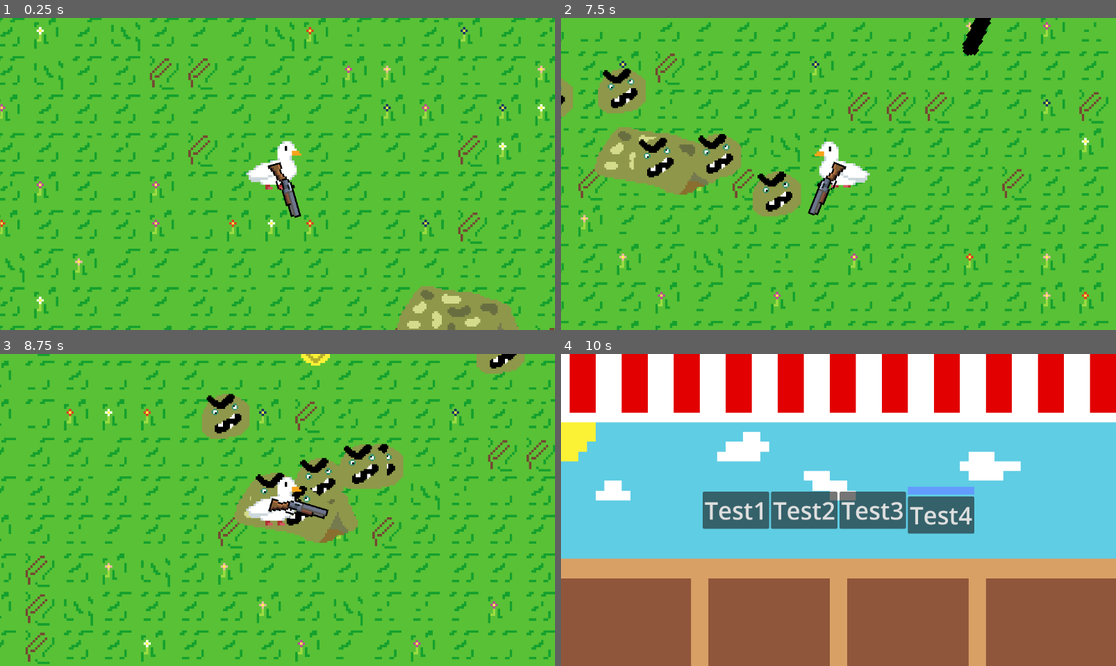
Above: before the commit, frames 1-4 (two rows, left to right).
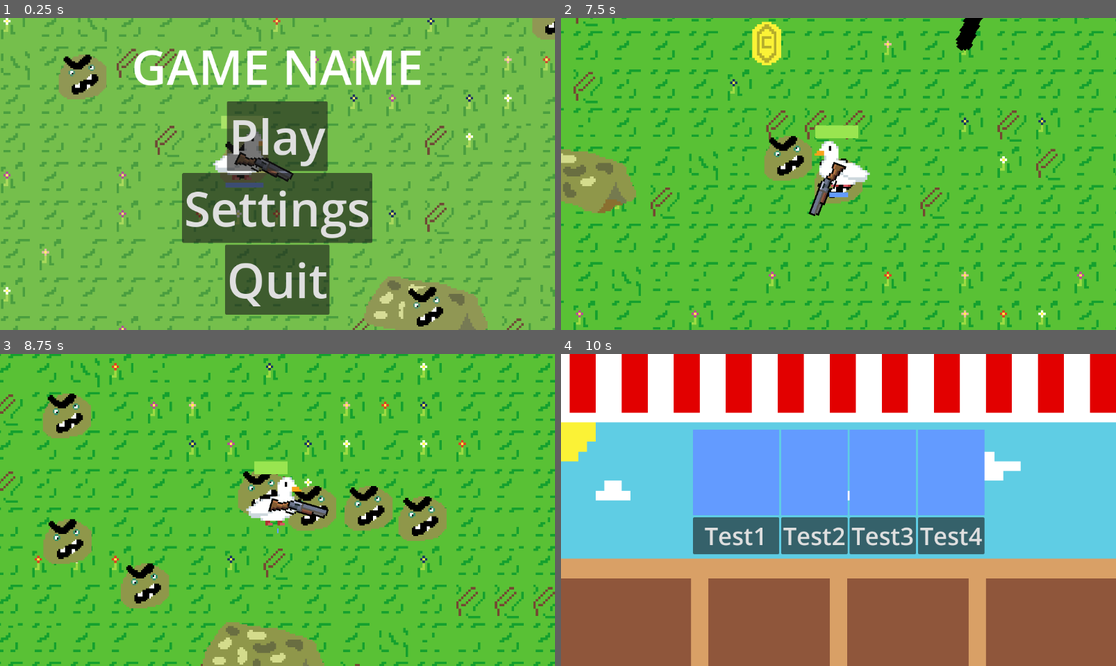
Above: after the commit, the same moments.

Repository: MathiasBenoni/Wave_based_game
Game: Godot game, scene res://scenes/startscreen.tscn
Two runs of this game, one before a commit and one after it. Both use one fixed random seed, a clock stepped at 60 frames per second and the inputs below. Before the commit the project starts from res://scenes/main.tscn.
Inputs (mouse positions are in pixels of both pictures, inside the frame that each line leads up to):
- Up to frame 1 (0.25 s): no input
- Up to frame 2 (7.5 s): click (838, 208) at 0.5 s, where only the run after the commit has a clickable "Settings"; click (838, 136) at 1.25 s, where only the run after the commit has a clickable "Play"; tap Enter (enter) at 2, 5.85, 6.5 s; move the mouse to (960, 158) at 2.02 s; hold D (move_right) 2.03-2.75 s; hold Shift (sprint, bound only after the commit) 2.03-2.75 s; click "Test1" at 2.75 s; click "Test2" at 3.5 s; click "Test3" at 4.25 s; click "Test4" at 5 s; tap Space at 5.75, 7.25 s; move the mouse to (727, 189) at 5.77 s; hold S (move_down) 5.78-6.53 s; tap Shift (sprint, bound only after the commit) at 6.05, 6.8 s; move the mouse to (894, 105) at 6.52 s; press the mouse at (894, 105) at 6.53 s; hold D (move_right) 6.53-7.28 s; move the mouse to (810, 236) at 7.27 s; release the mouse at (810, 236) at 7.28 s; hold W (move_up) from 7.28 s (still down); tap Tab (test_key) at 7.35 s
- Up to frame 3 (8.75 s): tap Shift (sprint, bound only after the commit) at 7.55 s; move the mouse to (444, 556) at 8.02 s; release W (move_up) at 8.03 s; hold A (move_left) from 8.03 s (still down); hold Shift (sprint, bound only after the commit) from 8.03 s (still down)
- Up to frame 4 (10 s): move the mouse to (672, 463) at 8.77 s; release Shift (sprint, bound only after the commit) at 8.78 s; tap Shift (sprint, bound only after the commit) at 8.85 s; move the mouse to (866, 510) at 9.52 s; release A (move_left) at 9.53 s; hold S (move_down) from 9.53 s (still down); hold Shift (sprint, bound only after the commit) from 9.53 s (still down); tap Enter (enter) at 9.6 s

The runs differ from the first frame. In frame 1, 97% of the frame differs, in the area x 0-100%, y 0-100%; in frame 2, 28%; in frame 3, 31%; in frame 4, 19%.

Commit message:
Added startscreen, healthbar, sprint as prototypes

Diff:
--- a/project.godot
+++ b/project.godot
@@ -11,7 +11,7 @@
 [application]
 
 config/name="Wave_based_game"
-run/main_scene="uid://ca051vklpv2o6"
+run/main_scene="uid://diuwsm1cap3pl"
 config/features=PackedStringArray("4.4")
 boot_splash/image="uid://dkq23wtyels6o"
 config/icon="uid://dkq23wtyels6o"
@@ -67,6 +67,11 @@
 "events": [Object(InputEventKey,"resource_local_to_scene":false,"resource_name":"","device":-1,"window_id":0,"alt_press …(195 unchanged characters)…
 ]
 }
+sprint={
+"deadzone": 0.2,
+"events": [Object(InputEventKey,"resource_local_to_scene":false,"resource_name":"","device":-1,"window_id":0,"alt_pressed":false,"shift_pressed":false,"ctrl_pressed":false,"meta_pressed":false,"pressed":false,"keycode":0,"physical_keycode":4194325,"key_label":0,"unicode":0,"location":0,"echo":false,"script":null)
+]
+}
 
 [rendering]
 
--- a/scenes/main.tscn
+++ b/scenes/main.tscn
@@ -62,7 +62,7 @@
 script = ExtResource("1_xfbeo")
 
 [node name="TileMap" type="TileMap" parent="."]
-z_index = -1
+z_index = -2
 tile_set = SubResource("TileSet_tbgi4")
 format = 2
 layer_0/tile_data = PackedInt32Array(-65540, 0, 7, -4, 0, 7, 65532, 0, 6, 131068, 0, 7, 196604, 65536, 7, 262140, 65536 …(221596 unchanged characters)…
@@ -151,6 +151,7 @@
 
 [node name="shop" type="CanvasLayer" parent="player"]
 layer = 2
+visible = false
 
 [node name="TextureRect" type="TextureRect" parent="player/shop"]
 z_index = -1
@@ -169,68 +170,82 @@
 anchor_top = 0.5
 anchor_right = 0.5
 anchor_bottom = 0.5
-offset_left = -79.0
-offset_top = -15.5
-offset_right = 79.0
-offset_bottom = 15.5
-grow_horizontal = 2
-grow_vertical = 2
-
-[node name="HBoxContainer" type="HBoxContainer" parent="player/shop/VBoxContainer"]
-layout_mode = 2
-size_flags_horizontal = 4
-size_flags_vertical = 4
-
-[node name="VBoxContainer" type="VBoxContainer" parent="player/shop/VBoxContainer/HBoxContainer"]
-layout_mode = 2
-
-[node name="upgrade1" type="Button" parent="player/shop/VBoxContainer/HBoxContainer/VBoxContainer"]
+offset_left = -282.0
+offset_top = -167.0
+offset_right = 282.0
+offset_bottom = 92.0
+grow_horizontal = 2
+grow_vertical = 2
+size_flags_horizontal = 3
+size_flags_vertical = 3
+
+[node name="VBoxcontainer" type="VBoxContainer" parent="player/shop/VBoxContainer"]
+layout_mode = 2
+size_flags_horizontal = 3
+
+[node name="VBoxContainer" type="VBoxContainer" parent="player/shop/VBoxContainer/VBoxcontainer"]
+layout_mode = 2
+size_flags_vertical = 3
+
+[node name="TextureRect" type="TextureRect" parent="player/shop/VBoxContainer/VBoxcontainer/VBoxContainer"]
+layout_mode = 2
+size_flags_vertical = 3
+texture = ExtResource("6_tefeu")
+
+[node name="upgrade1" type="Button" parent="player/shop/VBoxContainer/VBoxcontainer/VBoxContainer"]
 layout_mode = 2
 theme_override_font_sizes/font_size = 50
 text = "Test1"
 
-[node name="HBoxContainer2" type="HBoxContainer" parent="player/shop/VBoxContainer"]
-layout_mode = 2
-size_flags_horizontal = 4
-size_flags_vertical = 4
-
-[node name="VBoxContainer" type="VBoxContainer" parent="player/shop/VBoxContainer/HBoxContainer2"]
-layout_mode = 2
-
-[node name="upgrade2" type="Button" parent="player/shop/VBoxContainer/HBoxContainer2/VBoxContainer"]
+[node name="VBoxContainer2" type="VBoxContainer" parent="player/shop/VBoxContainer"]
+layout_mode = 2
+size_flags_horizontal = 4
+
+[node name="TextureRect" type="TextureRect" parent="player/shop/VBoxContainer/VBoxContainer2"]
+layout_mode = 2
+size_flags_vertical = 3
+texture = ExtResource("6_tefeu")
+
+[node name="VBoxContainer" type="VBoxContainer" parent="player/shop/VBoxContainer/VBoxContainer2"]
+layout_mode = 2
+
+[node name="upgrade2" type="Button" parent="player/shop/VBoxContainer/VBoxContainer2/VBoxContainer"]
 z_index = 1
 layout_mode = 2
 theme_override_font_sizes/font_size = 50
 text = "Test2"
 
-[node name="HBoxContainer3" type="HBoxContainer" parent="player/shop/VBoxContainer"]
-layout_mode = 2
-size_flags_horizontal = 4
-size_flags_vertical = 4
-
-[node name="VBoxContainer" type="VBoxContainer" parent="player/shop/VBoxContainer/HBoxContainer3"]
-layout_mode = 2
-size_flags_horizontal = 4
-
-[node name="upgrade3" type="Button" parent="player/shop/VBoxContainer/HBoxContainer3/VBoxContainer"]
+[node name="VBoxContainer3" type="VBoxContainer" parent="player/shop/VBoxContainer"]
+layout_mode = 2
+size_flags_horizontal = 4
+
+[node name="TextureRect" type="TextureRect" parent="player/shop/VBoxContainer/VBoxContainer3"]
+layout_mode = 2
+size_flags_vertical = 3
+texture = ExtResource("6_tefeu")
+
+[node name="VBoxContainer" type="VBoxContainer" parent="player/shop/VBoxContainer/VBoxContainer3"]
+layout_mode = 2
+size_flags_horizontal = 4
+
+[node name="upgrade3" type="Button" parent="player/shop/VBoxContainer/VBoxContainer3/VBoxContainer"]
 layout_mode = 2
 theme_override_font_sizes/font_size = 50
 text = "Test3"
 
-[node name="HBoxContainer4" type="HBoxContainer" parent="player/shop/VBoxContainer"]
-layout_mode = 2
-size_flags_horizontal = 4
-size_flags_vertical = 4
-
-[node name="VBoxContainer" type="VBoxContainer" parent="player/shop/VBoxContainer/HBoxContainer4"]
-layout_mode = 2
-size_flags_horizontal = 4
-
-[node name="TextureRect" type="TextureRect" parent="player/shop/VBoxContainer/HBoxContainer4/VBoxContainer"]
-layout_mode = 2
-texture = ExtResource("6_tefeu")
-
-[node name="upgrade4" type="Button" parent="player/shop/VBoxContainer/HBoxContainer4/VBoxContainer"]
+[node name="VBoxContainer4" type="VBoxContainer" parent="player/shop/VBoxContainer"]
+layout_mode = 2
+
+[node name="TextureRect" type="TextureRect" parent="player/shop/VBoxContainer/VBoxContainer4"]
+layout_mode = 2
+size_flags_vertical = 3
+texture = ExtResource("6_tefeu")
+
+[node name="VBoxContainer" type="VBoxContainer" parent="player/shop/VBoxContainer/VBoxContainer4"]
+layout_mode = 2
+size_flags_horizontal = 4
+
+[node name="upgrade4" type="Button" parent="player/shop/VBoxContainer/VBoxContainer4/VBoxContainer"]
 layout_mode = 2
 theme_override_font_sizes/font_size = 50
 text = "Test4"
@@ -265,7 +280,7 @@
 
 [connection signal="pressed" from="player/esc_menu/VBoxContainer/HBoxContainer2/Continue" to="." method="_on_continue_pressed"]
 [connection signal="pressed" from="player/esc_menu/VBoxContainer/HBoxContainer4/quit" to="." method="_on_quit_pressed"]
-[connection signal="pressed" from="player/shop/VBoxContainer/HBoxContainer/VBoxContainer/upgrade1" to="." method="_on_upgrade_1_pressed"]
-[connection signal="pressed" from="player/shop/VBoxContainer/HBoxContainer2/VBoxContainer/upgrade2" to="." method="_on_upgrade_2_pressed"]
-[connection signal="pressed" from="player/shop/VBoxContainer/HBoxContainer3/VBoxContainer/upgrade3" to="." method="_on_upgrade_3_pressed"]
-[connection signal="pressed" from="player/shop/VBoxContainer/HBoxContainer4/VBoxContainer/upgrade4" to="." method="_on_upgrade_4_pressed"]
+[connection signal="pressed" from="player/shop/VBoxContainer/VBoxcontainer/VBoxContainer/upgrade1" to="." method="_on_upgrade_3_pressed"]
+[connection signal="pressed" from="player/shop/VBoxContainer/VBoxContainer2/VBoxContainer/upgrade2" to="." method="_on_upgrade_2_pressed"]
+[connection signal="pressed" from="player/shop/VBoxContainer/VBoxContainer3/VBoxContainer/upgrade3" to="." method="_on_upgrade_3_pressed"]
+[connection signal="pressed" from="player/shop/VBoxContainer/VBoxContainer4/VBoxContainer/upgrade4" to="." method="_on_upgrade_4_pressed"]
--- a/scenes/main_character/gun.tscn
+++ b/scenes/main_character/gun.tscn
@@ -18,6 +18,7 @@
 size = Vector2(33, 9)
 
 [node name="gun" type="Area2D"]
+z_index = 1
 position = Vector2(0, 1)
 script = ExtResource("1_broll")
 
--- a/scenes/main_character/player.tscn
+++ b/scenes/main_character/player.tscn
@@ -1,10 +1,12 @@
-[gd_scene load_steps=8 format=3 uid="uid://0kl88blhnul3"]
+[gd_scene load_steps=10 format=3 uid="uid://0kl88blhnul3"]
 
 [ext_resource type="Script" uid="uid://hog87forpqu0" path="res://scripts/player.gd" id="1_lmbwh"]
 [ext_resource type="Texture2D" uid="uid://bnku2bhw0mk6b" path="res://assets/sprites/character/idle.png" id="2_qpbvr"]
 [ext_resource type="Texture2D" uid="uid://qpetfo4yaukf" path="res://assets/sprites/character/walk1.png" id="3_dkw6s"]
 [ext_resource type="PackedScene" uid="uid://b1qavqp84tt5y" path="res://scenes/main_character/gun.tscn" id="3_gi2fm"]
 [ext_resource type="Texture2D" uid="uid://brag33x4ufo1n" path="res://assets/sprites/character/walk2.png" id="4_8bfeh"]
+[ext_resource type="Texture2D" uid="uid://cli5twyfbuk57" path="res://assets/sprites/character/healthbar_placeholder.png" id="5_4d8ha"]
+[ext_resource type="Texture2D" uid="uid://cxxav8huwpjb5" path="res://assets/sprites/character/placeholder.png" id="6_ancg7"]
 
 [sub_resource type="SpriteFrames" id="SpriteFrames_qresl"]
 animations = [{
@@ -42,6 +44,9 @@
 motion_mode = 1
 script = ExtResource("1_lmbwh")
 
+[node name="gun" parent="." instance=ExtResource("3_gi2fm")]
+position = Vector2(-1, -3.5)
+
 [node name="sprite" type="AnimatedSprite2D" parent="."]
 position = Vector2(0, -11)
 scale = Vector2(2, 2)
@@ -51,11 +56,47 @@
 [node name="camera" type="Camera2D" parent="."]
 zoom = Vector2(5, 5)
 
+[node name="CanvasLayer" type="CanvasLayer" parent="camera"]
+layer = 0
+
+[node name="sprint" type="TextureProgressBar" parent="camera/CanvasLayer"]
+z_index = -1
+anchors_preset = 8
+anchor_left = 0.5
+anchor_top = 0.5
+anchor_right = 0.5
+anchor_bottom = 0.5
+offset_left = -39.0
+offset_top = 38.0
+offset_right = 40.0
+offset_bottom = 48.0
+grow_horizontal = 2
+grow_vertical = 2
+value = 100.0
+fill_mode = 6
+nine_patch_stretch = true
+texture_progress = ExtResource("6_ancg7")
+
+[node name="health" type="TextureProgressBar" parent="camera/CanvasLayer"]
+z_index = -1
+anchors_preset = 8
+anchor_left = 0.5
+anchor_top = 0.5
+anchor_right = 0.5
+anchor_bottom = 0.5
+offset_left = -48.0
+offset_top = -101.0
+offset_right = 51.0
+offset_bottom = -74.0
+grow_horizontal = 2
+grow_vertical = 2
+size_flags_vertical = 8
+value = 100.0
+nine_patch_stretch = true
+texture_progress = ExtResource("5_4d8ha")
+
 [node name="hitbox" type="CollisionShape2D" parent="."]
 position = Vector2(-2, -1)
 shape = SubResource("CircleShape2D_uin8l")
 
-[node name="gun" parent="." instance=ExtResource("3_gi2fm")]
-position = Vector2(-1, -3.5)
-
 [connection signal="body_entered" from="gun" to="." method="_on_gun_body_entered"]
--- /dev/null
+++ b/scenes/startscreen.gd
@@ -0,0 +1,14 @@
+extends Control
+
+
+
+func _on_start_pressed() -> void:
+	get_tree().change_scene_to_file("res://scenes/main.tscn")
+
+
+func _on_settings_pressed() -> void:
+	pass # Replace with function body.
+
+
+func _on_quit_pressed() -> void:
+	get_tree().quit()
--- /dev/null
+++ b/scenes/startscreen.tscn
@@ -0,0 +1,75 @@
+[gd_scene load_steps=3 format=3 uid="uid://diuwsm1cap3pl"]
+
+[ext_resource type="Script" uid="uid://f16oncjhp3jv" path="res://scenes/startscreen.gd" id="1_m1yxm"]
+[ext_resource type="Texture2D" uid="uid://cjyxvkx7sdfn4" path="res://assets/sprites/prototype.png" id="1_qx56x"]
+
+[node name="startscreen" type="Control"]
+layout_mode = 3
+anchors_preset = 15
+anchor_right = 1.0
+anchor_bottom = 1.0
+grow_horizontal = 2
+grow_vertical = 2
+script = ExtResource("1_m1yxm")
+
+[node name="TextureRect" type="TextureRect" parent="."]
+layout_mode = 1
+anchors_preset = 15
+anchor_right = 1.0
+anchor_bottom = 1.0
+grow_horizontal = 2
+grow_vertical = 2
+texture = ExtResource("1_qx56x")
+
+[node name="VBoxContainer" type="VBoxContainer" parent="."]
+layout_mode = 1
+anchors_preset = 8
+anchor_left = 0.5
+anchor_top = 0.5
+anchor_right = 0.5
+anchor_bottom = 0.5
+offset_left = -35.0
+offset_top = -50.5
+offset_right = 35.0
+offset_bottom = 50.5
+grow_horizontal = 2
+grow_vertical = 2
+
+[node name="Label" type="Label" parent="VBoxContainer"]
+layout_mode = 2
+theme_override_font_sizes/font_size = 100
+text = "GAME NAME"
+
+[node name="VBoxContainer" type="VBoxContainer" parent="VBoxContainer"]
+layout_mode = 2
+size_flags_horizontal = 4
+size_flags_vertical = 4
+
+[node name="Start" type="Button" parent="VBoxContainer/VBoxContainer"]
+layout_mode = 2
+size_flags_horizontal = 4
+theme_override_font_sizes/font_size = 100
+text = "Play"
+
+[node name="VBoxContainer2" type="VBoxContainer" parent="VBoxContainer"]
+layout_mode = 2
+
+[node name="Settings" type="Button" parent="VBoxContainer/VBoxContainer2"]
+layout_mode = 2
+size_flags_horizontal = 4
+size_flags_vertical = 4
+theme_override_font_sizes/font_size = 100
+text = "Settings"
+
+[node name="VBoxContainer3" type="VBoxContainer" parent="VBoxContainer"]
+layout_mode = 2
+
+[node name="Quit" type="Button" parent="VBoxContainer/VBoxContainer3"]
+layout_mode = 2
+size_flags_horizontal = 4
+theme_override_font_sizes/font_size = 100
+text = "Quit"
+
+[connection signal="pressed" from="VBoxContainer/VBoxContainer/Start" to="." method="_on_start_pressed"]
+[connection signal="pressed" from="VBoxContainer/VBoxContainer2/Settings" to="." method="_on_settings_pressed"]
+[connection signal="pressed" from="VBoxContainer/VBoxContainer3/Quit" to="." method="_on_quit_pressed"]
--- a/scripts/main.gd
+++ b/scripts/main.gd
@@ -9,6 +9,9 @@
 
 
 func _ready() -> void:
+
+	$player/shop/VBoxContainer/VBoxcontainer/VBoxContainer/upgrade1.custom_minimum_size = Vector2(179	,10)
+
 	$player/post_wave.visible = false
 	$player/esc_menu.process_mode = Node.PROCESS_MODE_WHEN_PAUSED
 	Node.PROCESS_MODE_WHEN_PAUSED
@@ -62,7 +65,7 @@
 
 
 func minus_life():
-	$player.position = $base.position
+	$player.health -= 10
 	print("-1 life")
 
 
--- a/scripts/player.gd
+++ b/scripts/player.gd
@@ -1,9 +1,17 @@
 extends CharacterBody2D
 
-var move_speed : int = 100
+@onready var sprint = $camera/CanvasLayer/sprint
+
+@export var health := 100
+
+var normal_speed = 100
+var boost_speed = 150
+
+var move_speed = 0
 
 
 func _ready() -> void:
+	move_speed = normal_speed
 	pass
 
 func player():
@@ -11,6 +19,7 @@
 
 func _process(delta: float) -> void:
 
+	$camera/CanvasLayer/health.value = health
 
 ############ Snur spritet ####################
 
@@ -35,9 +44,20 @@
 	velocity = input_vector.normalized() * move_speed
 	move_and_collide(velocity * delta)
 
+	######################### Sprint #############################
+
+	if Input.is_action_pressed("sprint") and (velocity.x != 0 or velocity.y != 0):
+			sprint.value -= 40 * delta
+			move_speed = boost_speed
+	if Input.is_action_just_released("sprint") or sprint.value == 0:
+		move_speed = normal_speed
+
+
+
 
 
 ##############################################
 
 
+
 ################# REMOVABLE ##################
Binary file added: assets/sprites/character/healthbar_placeholder.png
Not shown, added: assets/sprites/character/healthbar_placeholder.png.import
Binary file added: assets/sprites/prototype.png
Not shown, added: assets/sprites/prototype.png.import
Not shown, added: scenes/startscreen.gd.uid
